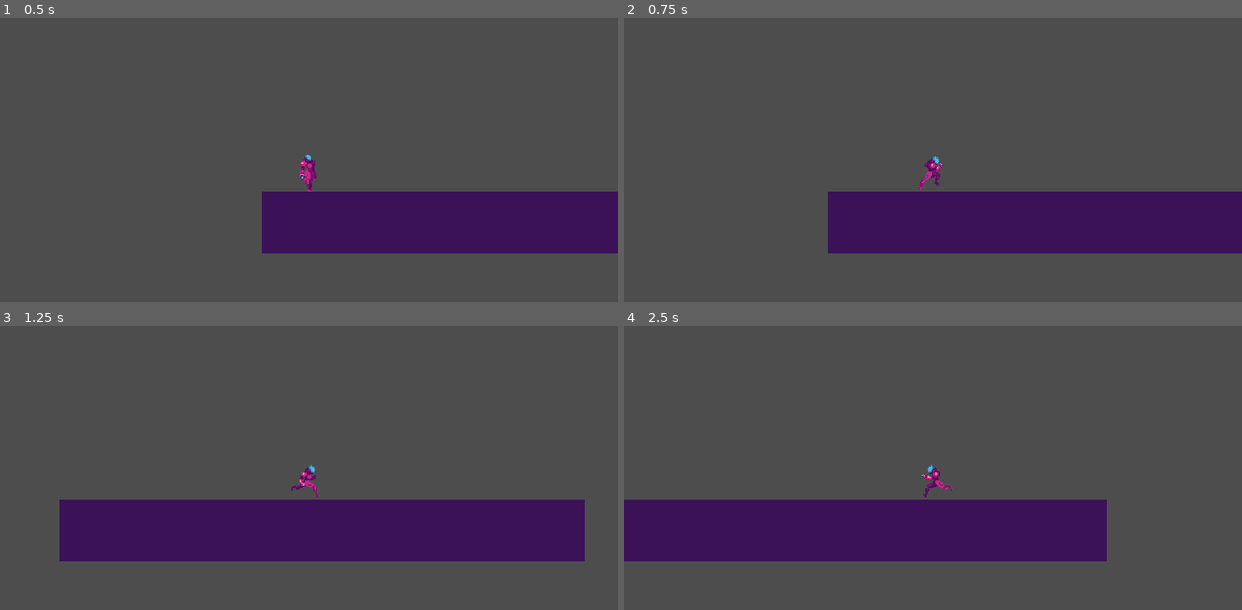
Above: before the commit, frames 1-4 (two rows, left to right).
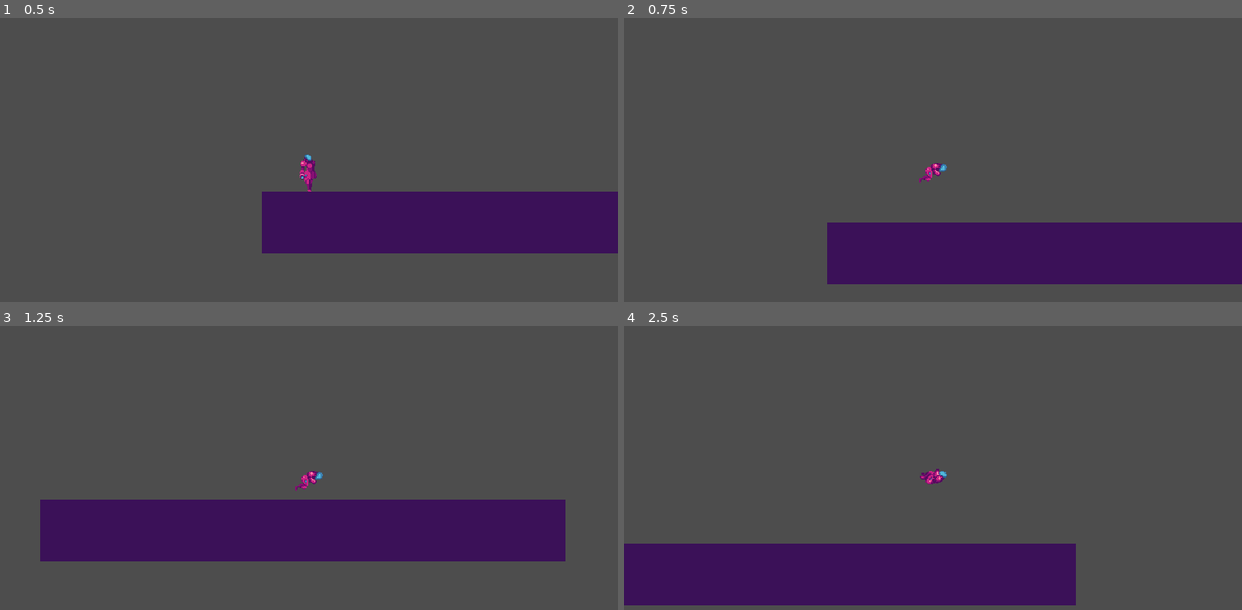
Above: after the commit, the same moments.

Repository: DevTheKar/Chronobot
Game: Godot game, scene res://levels/level.tscn
The game is run twice, just before and just after one commit, with the same random seed, the same clock (stepped at 60 frames per second) and the same inputs.
Inputs:
- Up to frame 1 (0.5 s): no input
- Up to frame 2 (0.75 s): tap Enter at 0.5 s; hold D (move_right) from 0.53 s (still down); tap Space (jump, bound only after the commit) at 0.6 s
- Up to frame 3 (1.25 s): keep holding D (move_right); tap Space (jump, bound only after the commit) at 0.77, 1.07 s
- Up to frame 4 (2.5 s): tap Space (jump, bound only after the commit) at 1.35, 1.52, 1.82, 2.1 s; release D (move_right) at 2.03 s; hold A (move_left) from 2.03 s (still down)

Frame 1 is identical in both runs. In frame 2, 15% of the frame differs, in the area x 32-100%, y 48-94%; in frame 3, 1.6%; in frame 4, 24%, in the area x 0-79%, y 48-99%.

Commit message:
Add jump and refactor code

Diff:
--- a/player/player.gd
+++ b/player/player.gd
@@ -3,9 +3,11 @@
 @onready var animated_sprite_2d = $AnimatedSprite2D
 
 const GRAVITY = 1000
-const SPEED = 300
+@export var speed : int = 300
+@export var jump : int = -300
+@export var jump_horizontal : int = 100
 
-enum State { Idle, Run }
+enum State { Idle, Run, Jump }
 
 var current_state
 
@@ -13,34 +15,39 @@
 	current_state = State.Idle
 
 
-func _physics_process(delta):
+func _physics_process(delta : float):
 	player_falling(delta)
 	player_idle(delta)
 	player_run(delta)
+	player_jump(delta)
 
 	move_and_slide()
 
 	player_animations()
+	print("State: ", State.keys()[current_state])
 
 
-func player_falling(delta):
+func player_falling(delta : float):
 	if !is_on_floor():
 		velocity.y += GRAVITY * delta
 
 
-func player_idle(delta):
+func player_idle(delta : float):
 	if is_on_floor():
 		current_state = State.Idle
 
 
-func player_run(delta):
-	var direction = Input.get_axis("move_left", "move_right")
+func player_run(delta : float):
+	if !is_on_floor():
+		return
+
+	var direction = input_movement()
 
 	if direction:
-		velocity.x = direction * SPEED
+		velocity.x = direction * speed
 
 	else:
-		velocity.x = move_toward(velocity.x, 0, SPEED)
+		velocity.x = move_toward(velocity.x, 0, speed)
 
 	if direction != 0:
 		current_state = State.Run
@@ -53,3 +60,21 @@
 
 	elif current_state == State.Run:
 		animated_sprite_2d.play("run")
+
+	elif current_state == State.Jump:
+		animated_sprite_2d.play("jump")
+
+
+func player_jump(delta : float):
+	if Input.is_action_just_pressed("jump") && is_on_floor():
+		velocity.y = jump
+		current_state = State.Jump
+
+	if !is_on_floor() and current_state == State.Jump:
+		var direction = input_movement()
+		velocity.x += direction * jump_horizontal * delta
+
+
+func input_movement():
+	var direction : float = Input.get_axis("move_left", "move_right")
+	return direction
--- a/player/player.tscn
+++ b/player/player.tscn
@@ -1,8 +1,9 @@
-[gd_scene load_steps=20 format=3 uid="uid://dxsnjogx4xjjy"]
+[gd_scene load_steps=27 format=3 uid="uid://dxsnjogx4xjjy"]
 
 [ext_resource type="Script" path="res://player/player.gd" id="1_jyugm"]
 [ext_resource type="Texture2D" uid="uid://by4r1kvc020yn" path="res://player/player-idle.png" id="1_nefu1"]
 [ext_resource type="Texture2D" uid="uid://bhyb4sepprt30" path="res://player/player-run.png" id="2_wks2b"]
+[ext_resource type="Texture2D" uid="uid://bda2vqsyvelvg" path="res://player/player-jump.png" id="3_y2u7c"]
 
 [sub_resource type="AtlasTexture" id="AtlasTexture_se2ll"]
 atlas = ExtResource("1_nefu1")
@@ -19,6 +20,30 @@
 [sub_resource type="AtlasTexture" id="AtlasTexture_q2ayk"]
 atlas = ExtResource("1_nefu1")
 region = Rect2(240, 0, 80, 80)
+
+[sub_resource type="AtlasTexture" id="AtlasTexture_ta3l6"]
+atlas = ExtResource("3_y2u7c")
+region = Rect2(0, 0, 80, 80)
+
+[sub_resource type="AtlasTexture" id="AtlasTexture_gjuru"]
+atlas = ExtResource("3_y2u7c")
+region = Rect2(80, 0, 80, 80)
+
+[sub_resource type="AtlasTexture" id="AtlasTexture_hovrx"]
+atlas = ExtResource("3_y2u7c")
+region = Rect2(160, 0, 80, 80)
+
+[sub_resource type="AtlasTexture" id="AtlasTexture_02w7i"]
+atlas = ExtResource("3_y2u7c")
+region = Rect2(240, 0, 80, 80)
+
+[sub_resource type="AtlasTexture" id="AtlasTexture_6q1kj"]
+atlas = ExtResource("3_y2u7c")
+region = Rect2(320, 0, 80, 80)
+
+[sub_resource type="AtlasTexture" id="AtlasTexture_8xlgn"]
+atlas = ExtResource("3_y2u7c")
+region = Rect2(400, 0, 80, 80)
 
 [sub_resource type="AtlasTexture" id="AtlasTexture_vrs52"]
 atlas = ExtResource("2_wks2b")
@@ -81,6 +106,29 @@
 }, {
 "frames": [{
 "duration": 1.0,
+"texture": SubResource("AtlasTexture_ta3l6")
+}, {
+"duration": 1.0,
+"texture": SubResource("AtlasTexture_gjuru")
+}, {
+"duration": 1.0,
+"texture": SubResource("AtlasTexture_hovrx")
+}, {
+"duration": 1.0,
+"texture": SubResource("AtlasTexture_02w7i")
+}, {
+"duration": 1.0,
+"texture": SubResource("AtlasTexture_6q1kj")
+}, {
+"duration": 1.0,
+"texture": SubResource("AtlasTexture_8xlgn")
+}],
+"loop": true,
+"name": &"jump",
+"speed": 12.0
+}, {
+"frames": [{
+"duration": 1.0,
 "texture": SubResource("AtlasTexture_vrs52")
 }, {
 "duration": 1.0,
@@ -125,7 +173,7 @@
 [node name="AnimatedSprite2D" type="AnimatedSprite2D" parent="."]
 position = Vector2(0, -24)
 sprite_frames = SubResource("SpriteFrames_gv0fh")
-animation = &"idle"
+animation = &"jump"
 autoplay = "idle"
 
 [node name="CollisionShape2D" type="CollisionShape2D" parent="."]
--- a/project.godot
+++ b/project.godot
@@ -19,8 +19,8 @@
 
 window/size/viewport_width=640
 window/size/viewport_height=360
-window/size/window_width_override=1280
-window/size/window_height_override=720
+window/size/window_width_override=960
+window/size/window_height_override=540
 window/stretch/mode="viewport"
 
 [input]
@@ -37,6 +37,11 @@
 , Object(InputEventKey,"resource_local_to_scene":false,"resource_name":"","device":-1,"window_id":0,"alt_pressed":false,"shift_pressed":false,"ctrl_pressed":false,"meta_pressed":false,"pressed":false,"keycode":0,"physical_keycode":4194321,"key_label":0,"unicode":0,"echo":false,"script":null)
 ]
 }
+jump={
+"deadzone": 0.5,
+"events": [Object(InputEventKey,"resource_local_to_scene":false,"resource_name":"","device":-1,"window_id":0,"alt_pressed":false,"shift_pressed":false,"ctrl_pressed":false,"meta_pressed":false,"pressed":false,"keycode":0,"physical_keycode":32,"key_label":0,"unicode":32,"echo":false,"script":null)
+]
+}
 
 [layer_names]
 
Binary file added: player/player-jump.png
Not shown, added: player/player-jump.png.import
